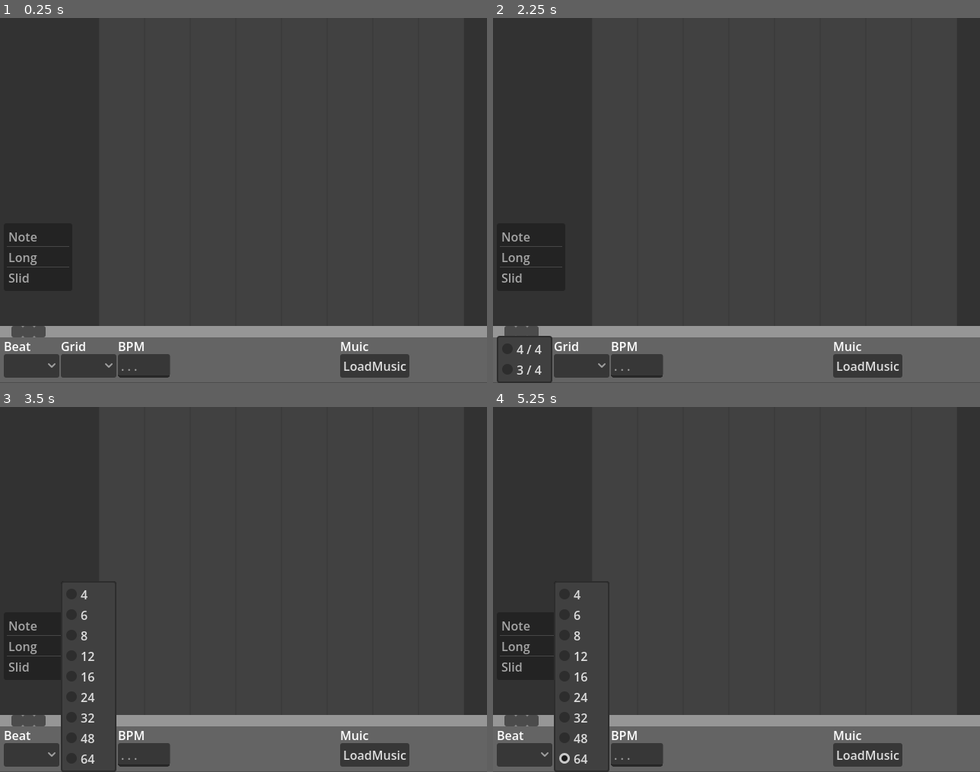
Above: before the commit, frames 1-4 (two rows, left to right).
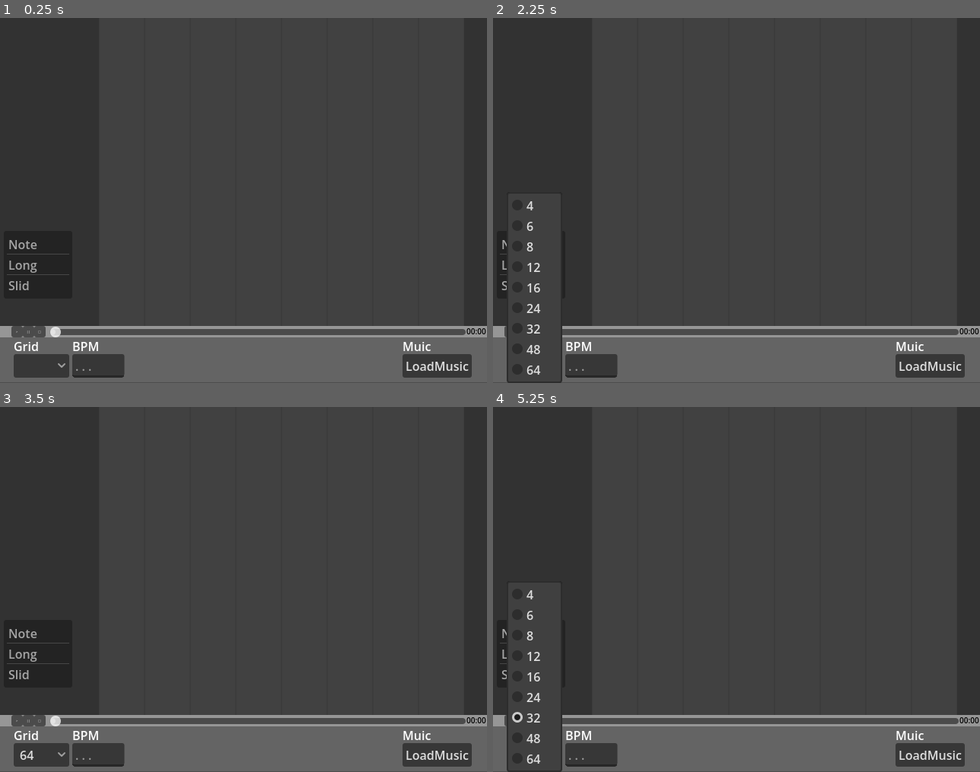
Above: after the commit, the same moments.

Repository: MiliNeDuck56/SightDominate
Game: Godot game, scene res://prototype/levelEditer/level_edit_screen.tscn
Same seed, same stepped clock (60 frames per second), same inputs: the game is played once before the commit and once after it. The project has no main scene, so this scene is started directly.
Inputs (mouse positions are in pixels of both pictures, inside the frame that each line leads up to; where the layout moved, square brackets give the same spot in the first picture):
- Up to frame 1 (0.25 s): no input
- Up to frame 2 (2.25 s): click (512, 331) at 0.5 s; click (512, 331) at 1.25 s; click (522, 364) at 2.02 s
- Up to frame 3 (3.5 s): click (43, 753) [87, 753] at 2.75 s
- Up to frame 4 (5.25 s): click (536, 753) [580, 753] at 3.5 s; click (531, 720) at 4.25 s; click "64" (after the commit: "32") at 5 s

The runs differ from the first frame. In frame 1, 4.8% of the frame differs, in the area x 0-100%, y 58-99%; in frame 2, 6.7%; in frame 3, 6.0%; in frame 4, 7.5%, in the area x 0-100%, y 48-100%.
Error after the commit: Invalid access to property or key 'file_selected' on a base object of type 'Node2D (load_file.gd)'. (res://prototype/levelEditer/level_edit_screen.gd:5)

Commit message:
나는 블루스크린이 싫어요

Diff:
--- a/prototype/levelEditer/levelControl/music_progress.tscn
+++ b/prototype/levelEditer/levelControl/music_progress.tscn
@@ -13,13 +13,34 @@
 offset_left = 15.0
 offset_right = 30.0
 offset_bottom = 15.0
+theme_override_font_sizes/font_size = 4
+text = ">"
 
 [node name="Stop" type="Button" parent="Buttons" unique_id=1816389709]
 offset_left = 45.0
 offset_right = 60.0
 offset_bottom = 15.0
+theme_override_font_sizes/font_size = 4
+text = "□"
 
 [node name="Pause" type="Button" parent="Buttons" unique_id=81890250]
 offset_left = 30.0
 offset_right = 45.0
 offset_bottom = 15.0
+theme_override_font_sizes/font_size = 4
+text = "||"
+
+[node name="Progress" type="Node2D" parent="." unique_id=2016701256]
+
+[node name="SongProgress" type="HSlider" parent="Progress" unique_id=596923379]
+offset_left = 65.0
+offset_right = 612.0
+offset_bottom = 16.0
+
+[node name="SongTimer" type="Label" parent="Progress" unique_id=1793026262]
+offset_left = 613.0
+offset_right = 640.0
+offset_bottom = 15.0
+theme_override_colors/font_color = Color(0, 0, 0, 1)
+theme_override_font_sizes/font_size = 10
+text = "00:00"
--- /dev/null
+++ b/prototype/levelEditer/level_edit_screen.gd
@@ -0,0 +1,9 @@
+extends Node2D
+
+
+func _ready() -> void:
+	$MusicEdit/LoadFile.file_selected.connect(_on_open_music_file_file_selected)
+
+func _on_open_music_file_file_selected(path: String):
+	$Music.stream = path
+	$Music.stop()
--- a/prototype/levelEditer/level_edit_screen.tscn
+++ b/prototype/levelEditer/level_edit_screen.tscn
@@ -1,7 +1,7 @@
 [gd_scene format=3 uid="uid://r5ggehmvm2tj"]
 
+[ext_resource type="Script" uid="uid://dcd7c16qgmd6m" path="res://prototype/levelEditer/level_edit_screen.gd" id="1_jbbsv"]
 [ext_resource type="PackedScene" uid="uid://m0wrvndst2xl" path="res://prototype/levelEditer/musicControl/load_file.tscn" id="1_sfp6l"]
-[ext_resource type="PackedScene" uid="uid://dmrd0lcsepgux" path="res://prototype/levelEditer/musicControl/select_beat.tscn" id="2_nsrat"]
 [ext_resource type="PackedScene" uid="uid://bqlyrjk5kru26" path="res://prototype/levelEditer/musicControl/select_grid.tscn" id="3_eb66n"]
 [ext_resource type="PackedScene" uid="uid://bfef43v7j74k7" path="res://prototype/levelEditer/musicControl/select_bpm.tscn" id="4_7kn4g"]
 [ext_resource type="PackedScene" uid="uid://b4v5vw8e88ncx" path="res://prototype/levelEditer/levelControl/line_window.tscn" id="5_th8y8"]
@@ -9,6 +9,7 @@
 [ext_resource type="PackedScene" uid="uid://b1x0gal6iciva" path="res://prototype/levelEditer/levelControl/music_progress.tscn" id="7_jbbsv"]
 
 [node name="levelEditScreen" type="Node2D" unique_id=1196907067]
+script = ExtResource("1_jbbsv")
 
 [node name="MusicEdit" type="ColorRect" parent="." unique_id=2005871683]
 offset_top = 420.0
@@ -17,16 +18,13 @@
 color = Color(0.39215687, 0.39215687, 0.39215687, 1)
 
 [node name="LoadFile" parent="MusicEdit" unique_id=260531963 instance=ExtResource("1_sfp6l")]
-position = Vector2(447, 0)
-
-[node name="selectBeat" parent="MusicEdit" unique_id=303109200 instance=ExtResource("2_nsrat")]
-position = Vector2(5, 0)
+position = Vector2(529, 0)
 
 [node name="selectGrid" parent="MusicEdit" unique_id=325896886 instance=ExtResource("3_eb66n")]
-position = Vector2(80, 0)
+position = Vector2(18, 0)
 
 [node name="selectBPM" parent="MusicEdit" unique_id=862229337 instance=ExtResource("4_7kn4g")]
-position = Vector2(155, 0)
+position = Vector2(95, 0)
 
 [node name="LevelEdit" type="ColorRect" parent="." unique_id=1459865593]
 offset_right = 640.0
@@ -37,7 +35,9 @@
 position = Vector2(50, 0)
 
 [node name="NoteSelect" parent="LevelEdit" unique_id=1818168520 instance=ExtResource("6_jbm6j")]
-position = Vector2(5, 270)
+position = Vector2(5, 280)
 
 [node name="MusicProgress" parent="LevelEdit" unique_id=368077852 instance=ExtResource("7_jbbsv")]
 position = Vector2(0, 405)
+
+[node name="Music" type="AudioStreamPlayer" parent="." unique_id=1873994961]
--- a/prototype/levelEditer/musicControl/load_file.gd
+++ b/prototype/levelEditer/musicControl/load_file.gd
@@ -6,10 +6,10 @@
 func _ready() -> void:
 	openFileWindow.add_filter("*.wav","audio")
 
+
 func _on_load_file_pressed() -> void:
 	openFileWindow.visible = true
 
 func _on_open_music_file_file_selected(path: String) -> void:
 	var fileName = path.get_slice("/",path.get_slice_count("/")-1)
-	print(fileName)
 	$MusicName.text = fileName
Not shown, added: prototype/levelEditer/level_edit_screen.gd.uid
